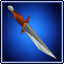
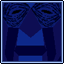
Two versions of the same layered image (64x64). Layer-by-layer changes:
hid "Layer 17" over [7, 5, 57, 59]
added layer "Layer 24" above "Layer 23" over [3, 3, 61, 61]
added layer "Layer 23" above "Layer 22" over [3, 3, 61, 61]
added layer "Layer 22" above "Layer 21" over [3, 3, 61, 61]
added layer "Layer 21" above "Layer 20" over [3, 3, 61, 61]
